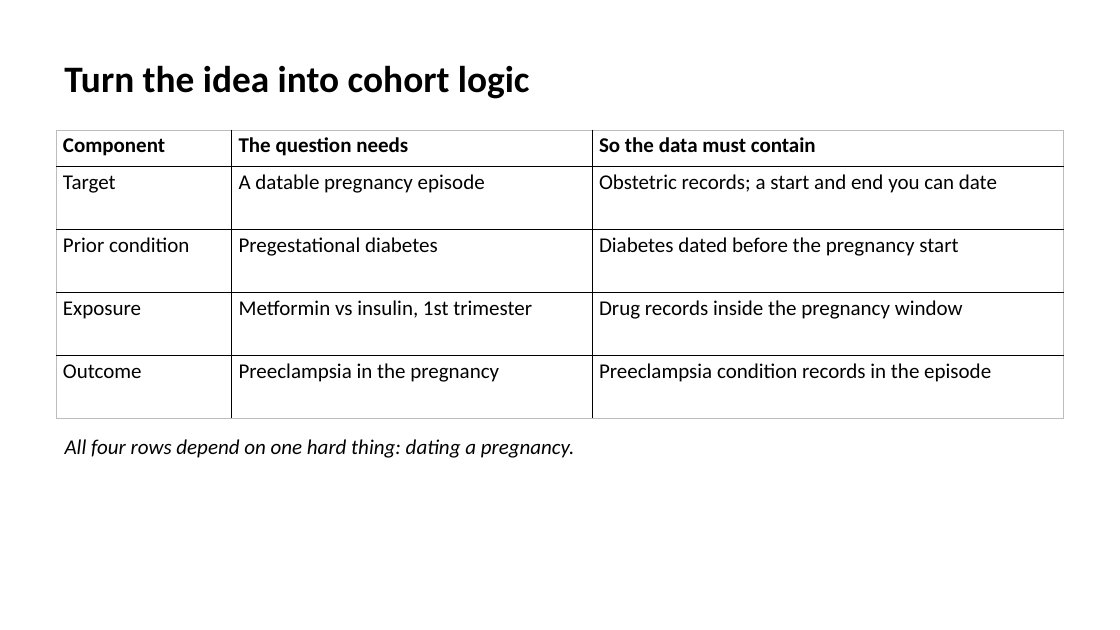
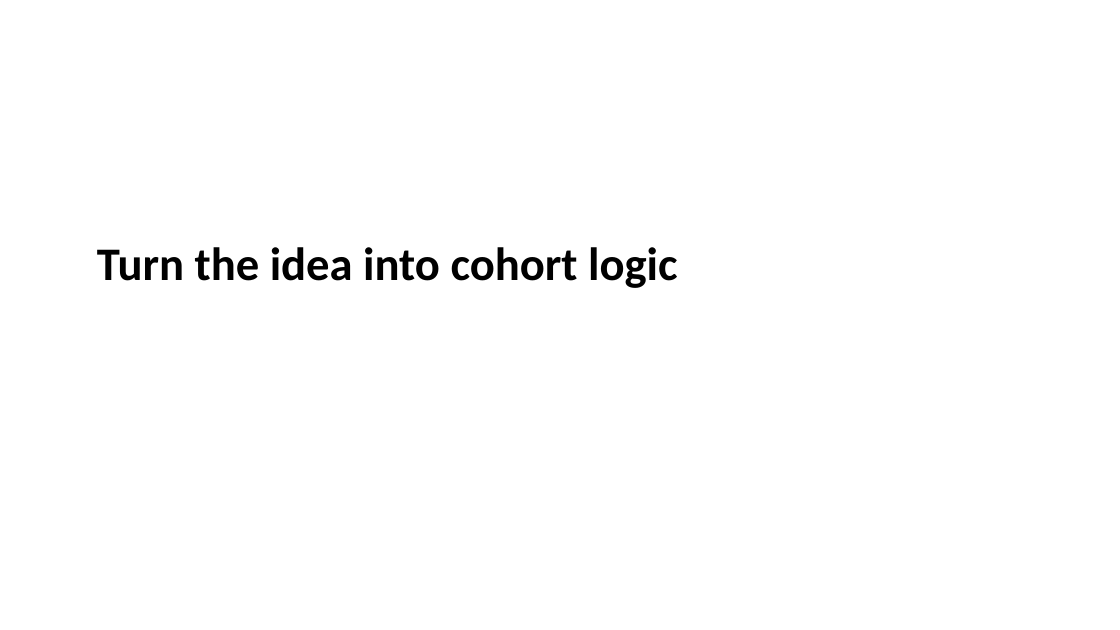
Before and after one commit to ALSTDI/ALS-RWE, a slide deck: slide 6 of docs/free-rwe-resources/train-the-trainer/training/feasibility-first/kit/Feasibility-Instructor-Deck-with-Notes.pptx. Drawn at 1120x630 pixels with LibreOffice and Linux fonts; fonts in the diff are those of the drawing. Boxes give left, top, right and bottom in pixels: in the first picture for what was removed or moved away, otherwise in the second. Text is boxed around its words. In the diff, an @@ line names an element or a change of style, - is before the commit and + after.

```diff
--- a/docs/free-rwe-resources/train-the-trainer/training/feasibility-first/kit/Feasibility-Instructor-Deck-with-Notes.pptx
+++ b/docs/free-rwe-resources/train-the-trainer/training/feasibility-first/kit/Feasibility-Instructor-Deck-with-Notes.pptx
@@ table removed at (56, 130, 1064, 419), 5 rows, 3 columns @@
-Component | The question needs | So the data must contain
-Target | A datable pregnancy episode | Obstetric records; a start and end you can date
-Prior condition | Pregestational diabetes | Diabetes dated before the pregnancy start
-Exposure | Metformin vs insulin, 1st trimester | Drug records inside the pregnancy window
-Outcome | Preeclampsia in the pregnancy | Preeclampsia condition records in the episode
@@ title "Turn the idea into cohort ...": place and size @@
-title "Turn the idea into cohort ..." at (64, 65, 530, 99)
+title "Turn the idea into cohort ..." at (97, 247, 677, 288)
@@ title "Turn the idea into cohort ..." at (97, 247, 677, 288): size 32 to 40 pt; vertical alignment middle to bottom @@
@@ text removed at (65, 439, 575, 458) @@
-All four rows depend on one hard thing: dating a pregnancy.
```
Also in this commit, not shown: 4 other slides changed, 15 slides added, 15 slides removed, 59 other files.
